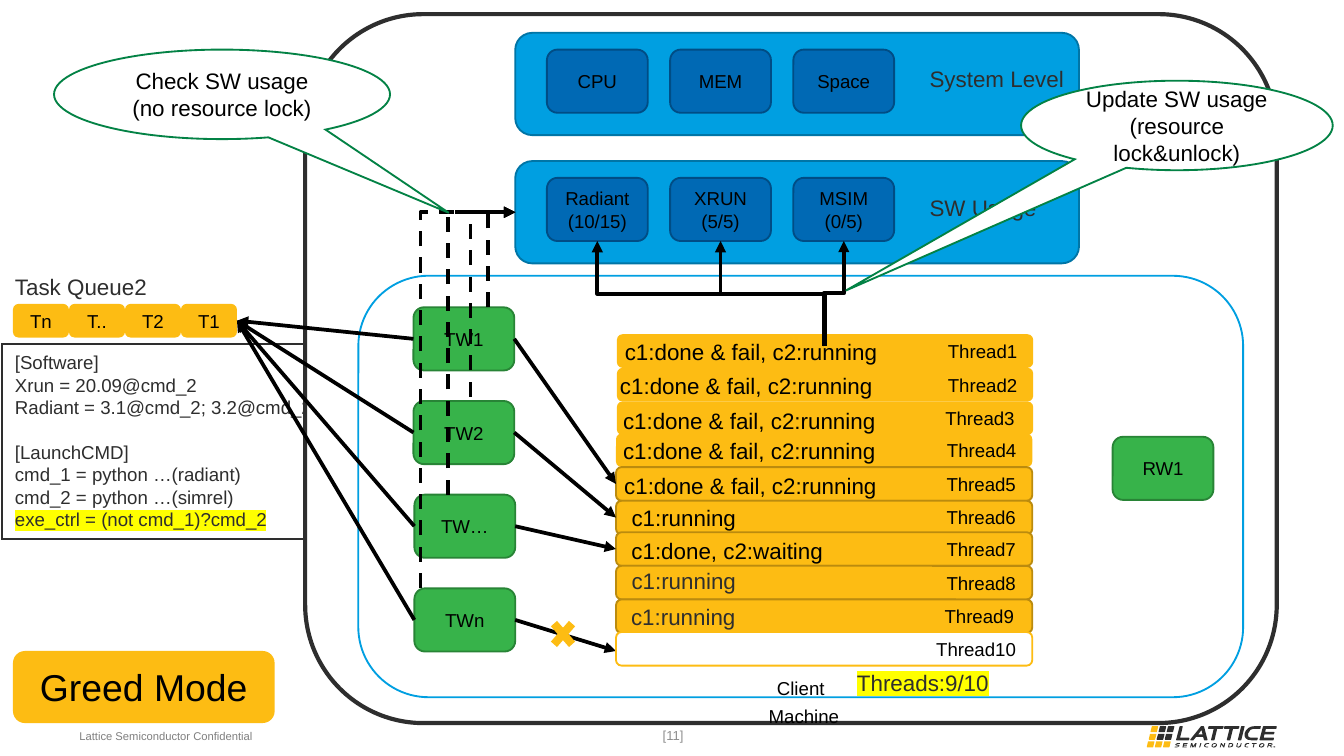
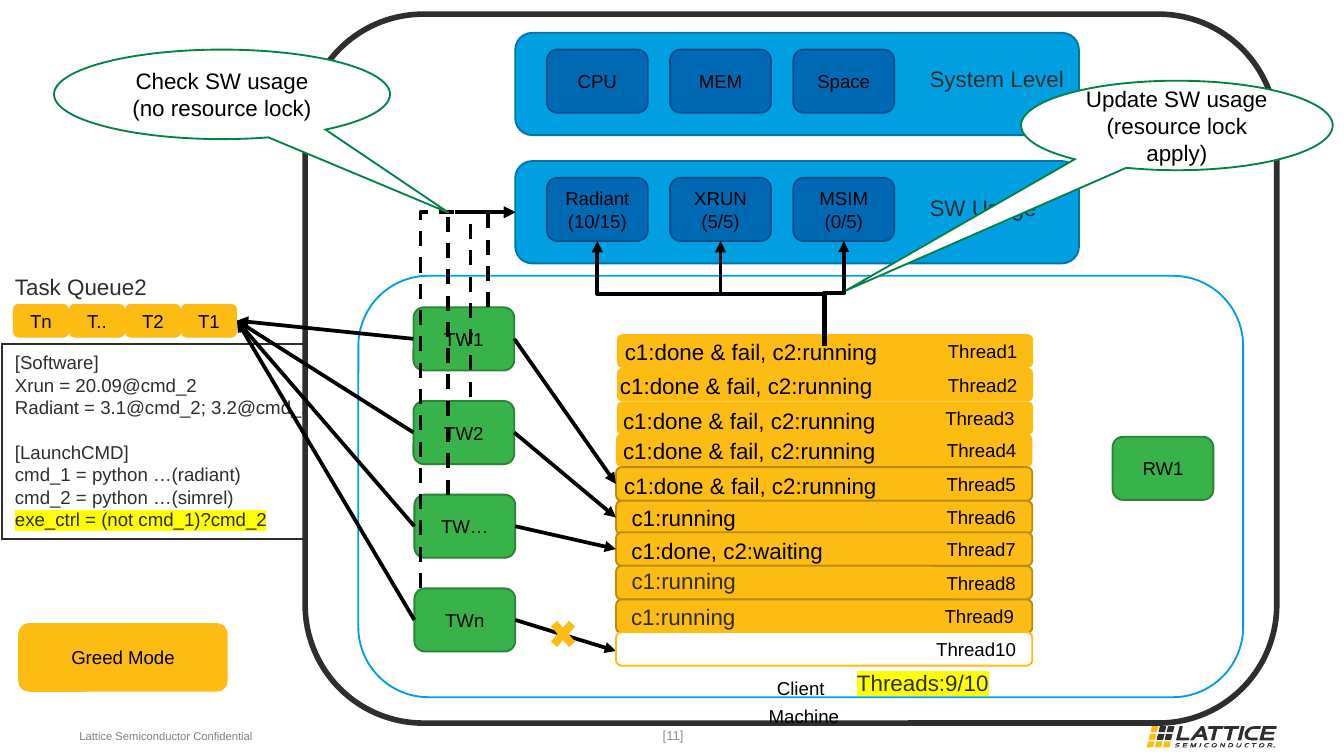
Before and after one commit to wanghengquan/repository, a slide deck: slide 11 of tmp_client/doc/Client_structure.pptx. Drawn at 1344x756 pixels with LibreOffice and Linux fonts; fonts in the diff are those of the drawing; grey boxes stand for pictures. Boxes give left, top, right and bottom in pixels: in the first picture for what was removed or moved away, otherwise in the second. Text is boxed around its words. In the diff, an @@ line names an element or a change of style, - is before the commit and + after.

```diff
--- a/tmp_client/doc/Client_structure.pptx
+++ b/tmp_client/doc/Client_structure.pptx
@@ rounded rectangle "Machine" at (305, 15, 1277, 724): outline #2E2E2E 2.25 pt to #2E2E2E 3 pt @@
@@ text in speech bubble at (1107, 117, 1247, 166): text changed @@
-(resource lock&unlock)
+(resource lock apply)
@@ rounded rectangle "Greed Mode": place and size @@
-rounded rectangle "Greed Mode" at (13, 650, 276, 723)
+rounded rectangle "Greed Mode" at (19, 624, 228, 692)
@@ rounded rectangle "Greed Mode" at (19, 624, 228, 692): size 20 to 10 pt @@
```
Also in this commit, not shown: 2 other slides changed, 1 slide added.
